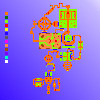
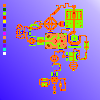
Comparing the layer stacks of the two 100px x 100px images. Changes:
painted on "Layer" over (x1=3, y1=3, x2=89, y2=94)
